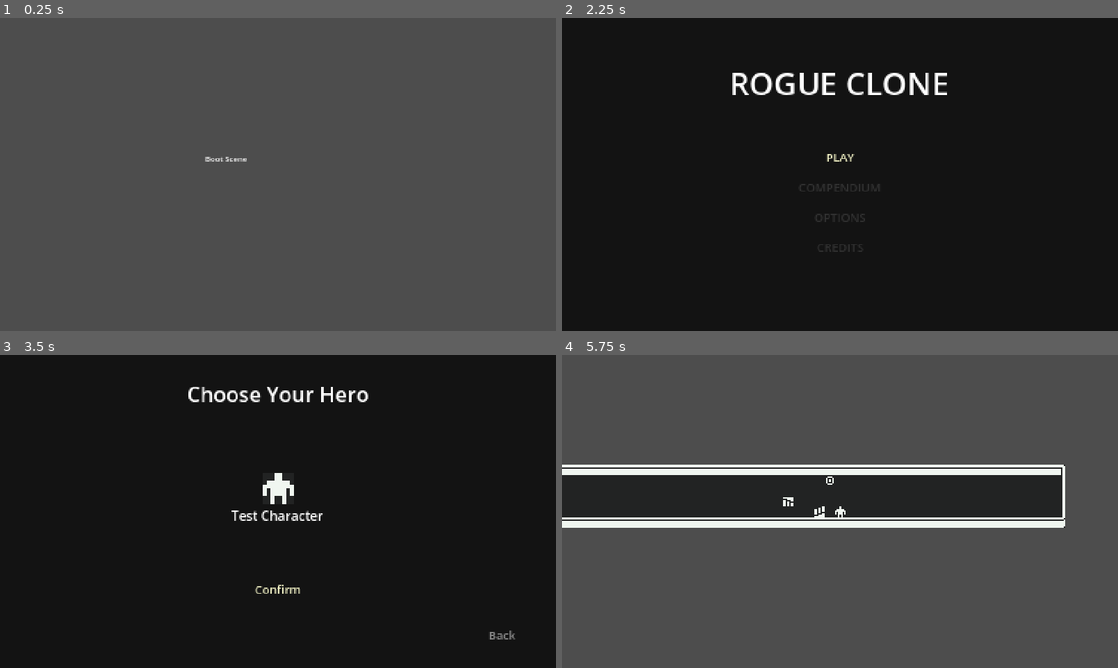
Above: before the commit, frames 1-4 (two rows, left to right).
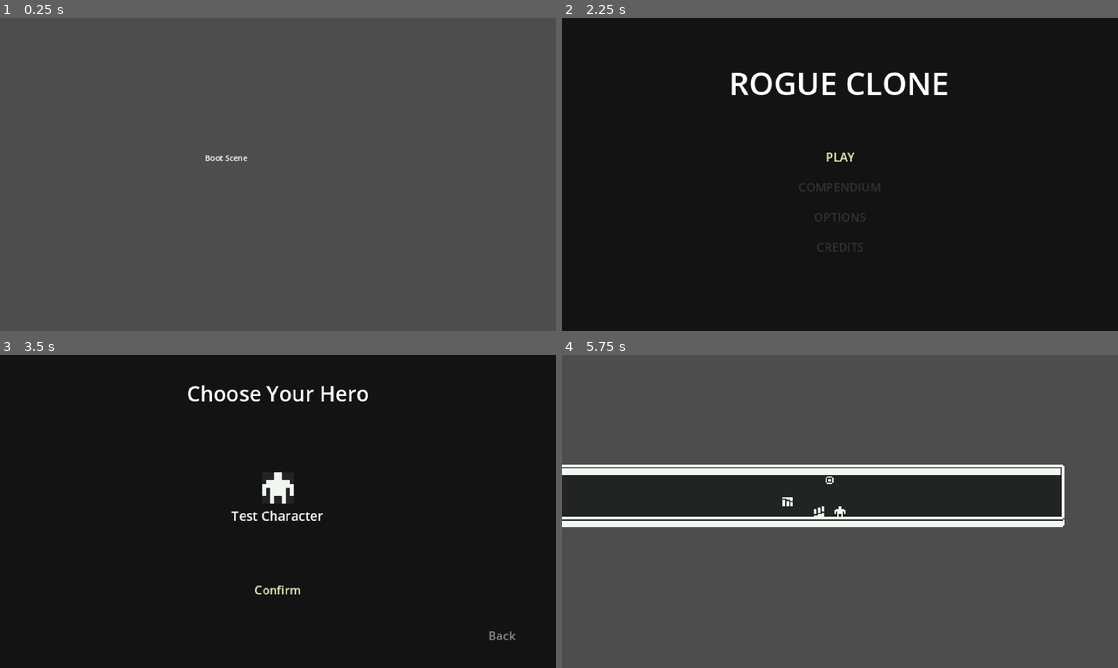
Above: after the commit, the same moments.

Repository: symbol24/rogue
Game: Godot game, scene res://Scenes/Utilities/boot.tscn
Two runs of this game, one before a commit and one after it. Both use one fixed random seed, a clock stepped at 60 frames per second and the inputs below.
Inputs (mouse positions are in pixels of both pictures, inside the frame that each line leads up to):
- Up to frame 1 (0.25 s): no input
- Up to frame 2 (2.25 s): tap Enter at 0.5, 2 s; move the mouse to (962, 158) at 0.52 s; hold Right (right) 0.53-1.25 s; tap Space (interact) at 0.6, 1.25 s; click (962, 158) at 0.67 s; drag from (728, 190) to (812, 237) at 1.27 s; move the mouse to (895, 105) at 2.02 s; hold Right (right) from 2.03 s (still down); tap Delete at 2.1 s
- Up to frame 3 (3.5 s): release Right (right) at 2.75 s; click "PLAY" at 2.75 s
- Up to frame 4 (5.75 s): click "Confirm" at 3.5 s; tap Space (interact) at 4.25 s; drag from (812, 574) to (673, 464) at 4.27 s; tap Enter at 5, 5.1 s; move the mouse to (1006, 558) at 5.02 s; hold Left (left) from 5.03 s (still down)

The runs differ from the first frame. In frame 1, 0.1% of the frame differs, in the area x 36-45%, y 43-46%; in frame 2, 0.8%; in frame 3, 1.0%; in frame 4, 1.1%, in the area x 0-91%, y 35-56%.

Commit message:
fixed multiple of the same item not being multiple

Diff:
--- a/Code/MapGenerator/map_generator.gd
+++ b/Code/MapGenerator/map_generator.gd
@@ -480,9 +480,5 @@
 
 
 func _remove_item(item_data:ItemData) -> void:
-	print(_get_map_for_type(ITEM))
-
 	map[item_data.coords] = FLOOR
 	item_layer.erase_cell(item_data.coords)
-
-	print(_get_map_for_type(ITEM))
--- a/Code/Utilities/Managers/spawn_manager.gd
+++ b/Code/Utilities/Managers/spawn_manager.gd
@@ -44,8 +44,8 @@
 		push_warning("Biome has no items in loot table.")
 		return
 
-	var count := randi_range(1, GM.map_generator.rooms.size())
+	var count := randi_range(1 + SceneLoader.current_level.item_bonus_count, GM.map_generator.rooms.size() + SceneLoader.current_level.item_bonus_count)
 	for i in count:
-		items.append(biome.loot_table.pick_random())
+		items.append(biome.loot_table.pick_random().duplicate())
 
 	Signals.set_items.emit(items)
--- a/Code/Utilities/biome.gd
+++ b/Code/Utilities/biome.gd
@@ -7,6 +7,7 @@
 @export var biome:Identity
 @export var level_count := 5
 @export var loot_table:Array[ItemData] = []
+@export var item_bonus_count := 1
 
 
 func _ready() -> void:
--- a/Scenes/Levels/biome_01.tscn
+++ b/Scenes/Levels/biome_01.tscn
@@ -12,6 +12,7 @@
 [node name="Biome01" type="Node2D"]
 script = ExtResource("1_876x6")
 loot_table = Array[ExtResource("2_2g0dp")]([ExtResource("3_jbl7f"), ExtResource("4_jbl7f")])
+item_bonus_count = 0
 
 [node name="ground" type="TileMapLayer" parent="."]
 tile_set = ExtResource("2_2q4st")
--- a/project.godot
+++ b/project.godot
@@ -37,7 +37,6 @@
 window/size/window_height_override=720
 window/stretch/mode="canvas_items"
 window/stretch/aspect="expand"
-window/stretch/scale_mode="integer"
 
 [editor_plugins]
 
Not shown, changed: kanban_tasks_data.kanban
